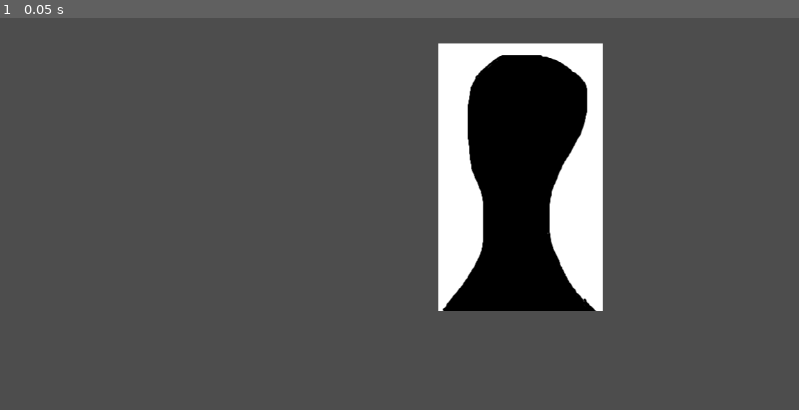
Above: before the commit, frame 1.
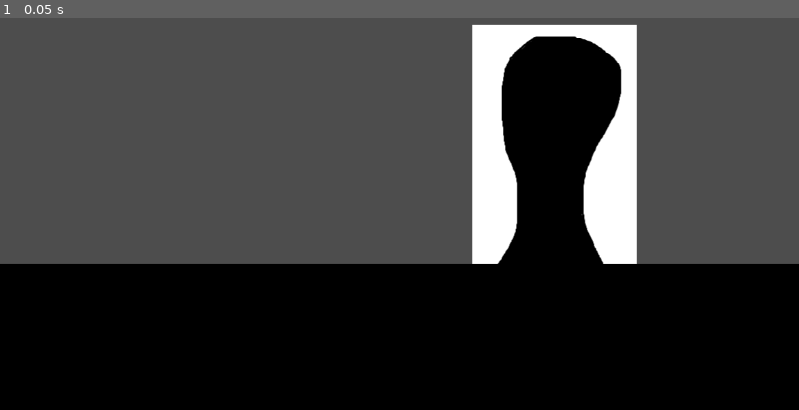
Above: after the commit, the same moment.

Repository: ZiyadAziz/Strange-Tavern
Game: Godot game, scene res://scenes/game.tscn
Same seed, same stepped clock (60 frames per second), same inputs: the game is played once before the commit and once after it.
Inputs:
- Up to frame 1 (0.05 s): no input

The runs differ from the first frame. In frame 1, 46% of the frame differs, in the area x 0-100%, y 1-100%.

Commit message:
starter stuff

Diff:
--- a/scenes/game.tscn
+++ b/scenes/game.tscn
@@ -1,10 +1,24 @@
-[gd_scene load_steps=2 format=3 uid="uid://boke01ni5eisw"]
+[gd_scene load_steps=3 format=3 uid="uid://boke01ni5eisw"]
 
-[ext_resource type="PackedScene" uid="uid://8cxbnjc3kgod" path="res://scenes/test_customer.tscn" id="1_uwrxv"]
+[ext_resource type="Texture2D" uid="uid://c55gjbsebqr31" path="res://assets/prototypeCountertop.png" id="1_uwrxv"]
+[ext_resource type="PackedScene" uid="uid://8cxbnjc3kgod" path="res://scenes/test_customer.tscn" id="2_yqjtg"]
 
 [node name="Game" type="Node2D"]
 
 [node name="Camera2D" type="Camera2D" parent="."]
 
-[node name="Test_Customer" parent="." instance=ExtResource("1_uwrxv")]
-position = Vector2(175, -12)
+[node name="Label" type="Label" parent="."]
+offset_left = -319.0
+offset_top = 167.0
+offset_right = -279.0
+offset_bottom = 190.0
+
+[node name="Countertop" type="Node2D" parent="."]
+
+[node name="Sprite2D" type="Sprite2D" parent="Countertop"]
+z_index = 1
+position = Vector2(13, 369)
+texture = ExtResource("1_uwrxv")
+
+[node name="Test_Customer" parent="." instance=ExtResource("2_yqjtg")]
+position = Vector2(224, -39)
Binary file added: assets/prototypeCountertop.png
Not shown, added: assets/prototypeCountertop.png.import
